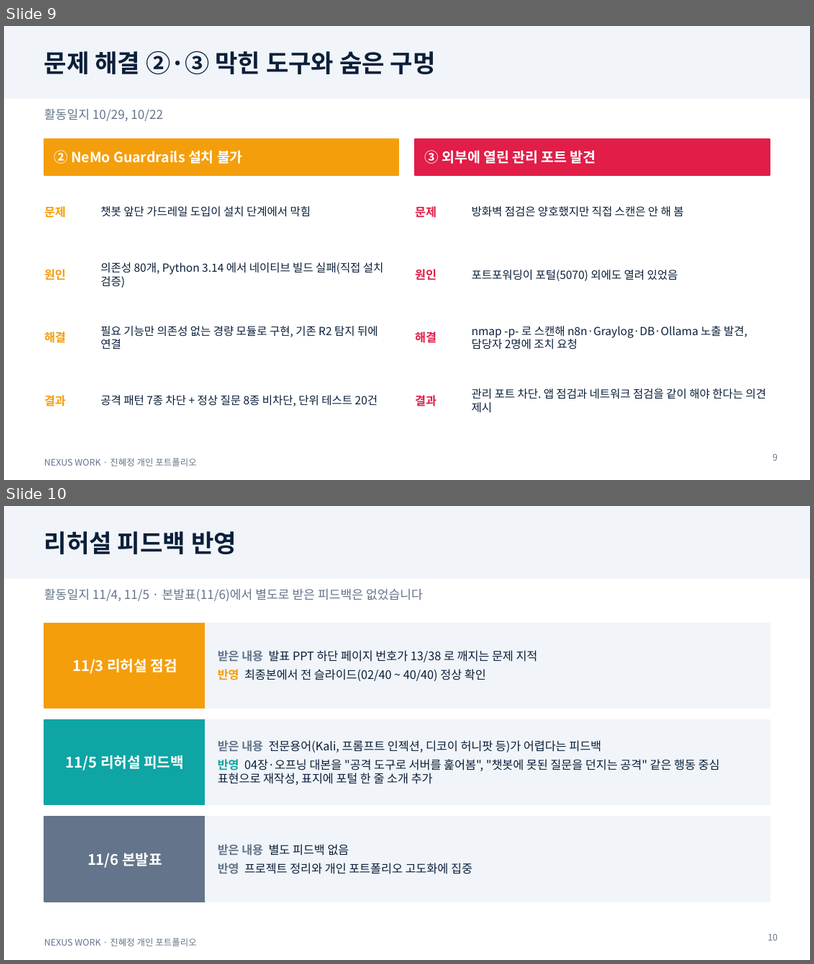
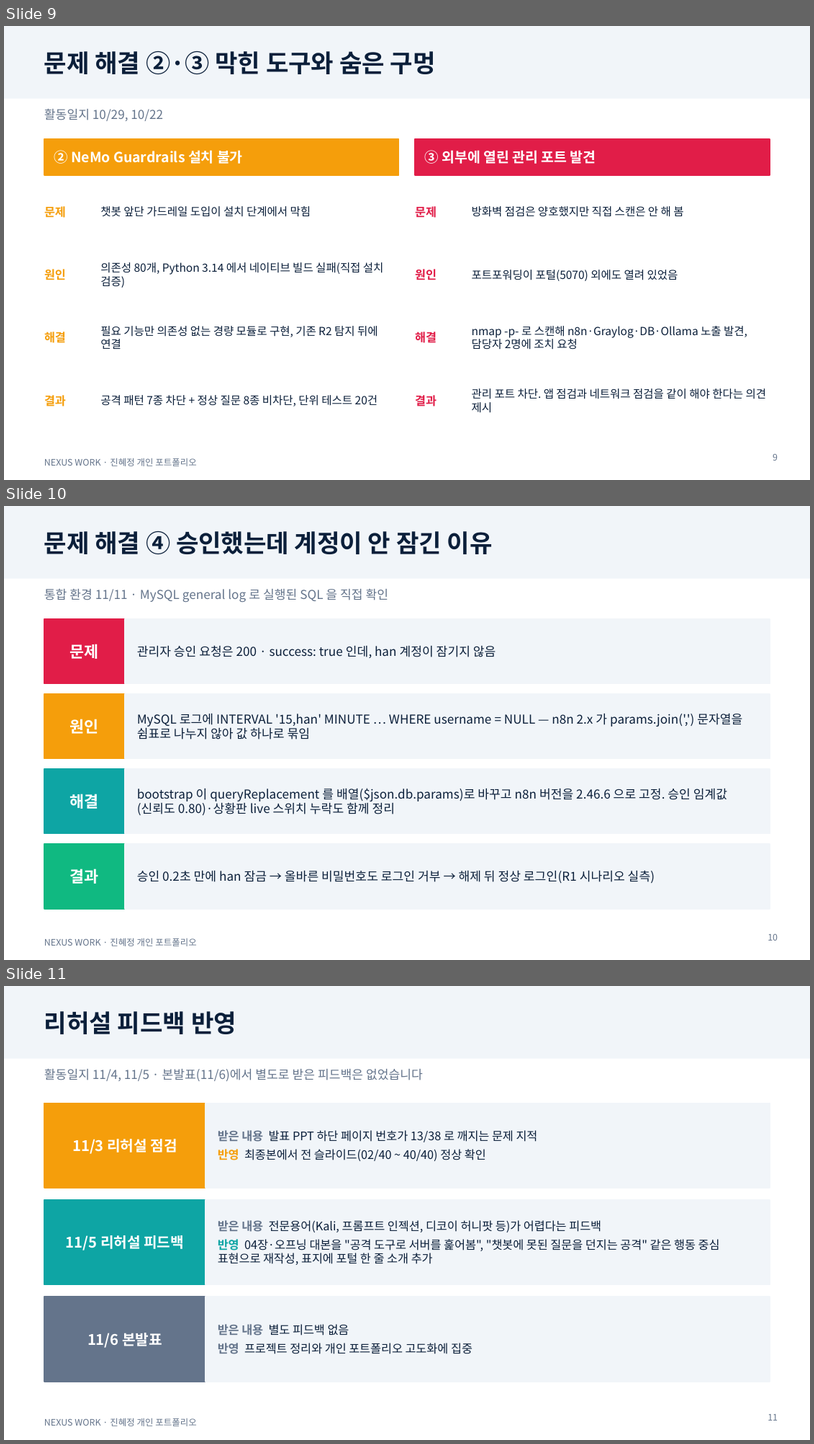
Before and after one commit to ginye28/nexus-integrated, a slide deck: docs/portfolio/NEXUS_WORK_진혜정_개인포트폴리오.pptx. Shown one above the other, each under a label of ours: slides 9 and 10 before the commit, slides 9, 10 and 11 after it. The pictures are 814x964 and 814x1444 pixels, drawn with LibreOffice and Linux fonts; fonts in the diff are those of the drawing. Boxes give left, top, right and bottom in pixels: in the first picture for what was removed or moved away, otherwise in the second. Text is boxed around its words. In the diff, an @@ line names an element or a change of style, - is before the commit and + after.

```diff
--- a/docs/portfolio/NEXUS_WORK_진혜정_개인포트폴리오.pptx
+++ b/docs/portfolio/NEXUS_WORK_진혜정_개인포트폴리오.pptx
@@ slide 10 added at (4, 506, 810, 960), background #FFFFFF; not listed: 2 template elements that a slide beside it also shows @@
@@ text added at (44, 531, 493, 554), 22 pt, text #0B1F3A, bold @@
+문제 해결 ④ 승인했는데 계정이 안 잠긴 이유
@@ text added at (44, 589, 389, 602), 11 pt, text #64748B @@
+통합 환경 11/11 · MySQL general log 로 실행된 SQL 을 직접 확인
@@ rectangle added at (44, 619, 125, 683), fill #E11D48, outline #E11D48 1 pt @@
@@ rectangle added at (125, 619, 770, 683), fill #F1F5F9, outline #F1F5F9 1 pt @@
@@ text added at (70, 644, 99, 659), 14 pt, text #FFFFFF, bold @@
+문제
@@ text added at (137, 645, 496, 658), 11 pt, text #0B1F3A @@
+관리자 승인 요청은 200 · success: true 인데, han 계정이 잠기지 않음
@@ rectangle added at (44, 694, 125, 759), fill #F59E0B, outline #F59E0B 1 pt @@
@@ rectangle added at (125, 694, 770, 759), fill #F1F5F9, outline #F1F5F9 1 pt @@
@@ text added at (70, 718, 99, 734), 14 pt, text #FFFFFF, bold @@
+원인
@@ text added at (137, 713, 743, 739), 11 pt, text #0B1F3A @@
+MySQL 로그에 INTERVAL '15,han' MINUTE … WHERE username = NULL — n8n 2.x 가 params.join(',') 문자열을 쉼표로 나누지 않아 값 하나로 묶임
@@ rectangle added at (44, 769, 125, 834), fill #0EA5A4, outline #0EA5A4 1 pt @@
@@ rectangle added at (125, 769, 770, 834), fill #F1F5F9, outline #F1F5F9 1 pt @@
@@ text added at (70, 793, 99, 808), 14 pt, text #FFFFFF, bold @@
+해결
@@ text added at (137, 788, 728, 815), 11 pt, text #0B1F3A @@
+bootstrap 이 queryReplacement 를 배열($json.db.params)로 바꾸고 n8n 버전을 2.46.6 으로 고정. 승인 임계값(신뢰도 0.80)·상황판 live 스위치 누락도 함께 정리
@@ rectangle added at (44, 844, 125, 908), fill #10B981, outline #10B981 1 pt @@
@@ rectangle added at (125, 844, 770, 908), fill #F1F5F9, outline #F1F5F9 1 pt @@
@@ text added at (70, 868, 99, 883), 14 pt, text #FFFFFF, bold @@
+결과
@@ text added at (137, 870, 655, 883), 11 pt, text #0B1F3A @@
+승인 0.2초 만에 han 잠금 → 올바른 비밀번호도 로그인 거부 → 해제 뒤 정상 로그인(R1 시나리오 실측)
@@ page number added at (768, 934, 778, 940), 8 pt, text #64748B @@
+10
@@ what was slide 10 is now slide 11 @@
@@ page number at (768, 1414, 778, 1420): text changed @@
-10
+11
```
Also in this commit, not shown: 4 slides changed, 15 other files.
